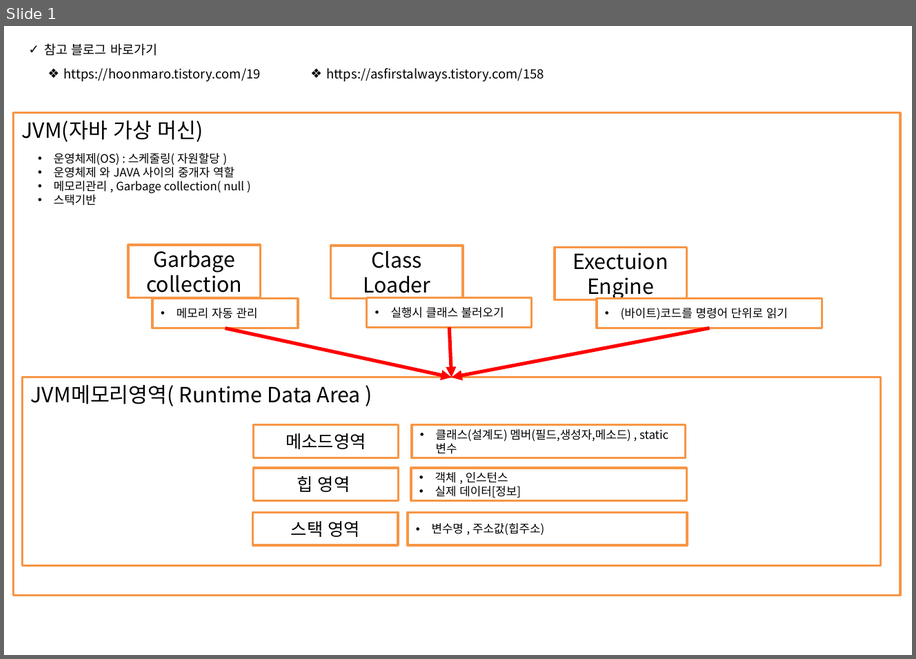
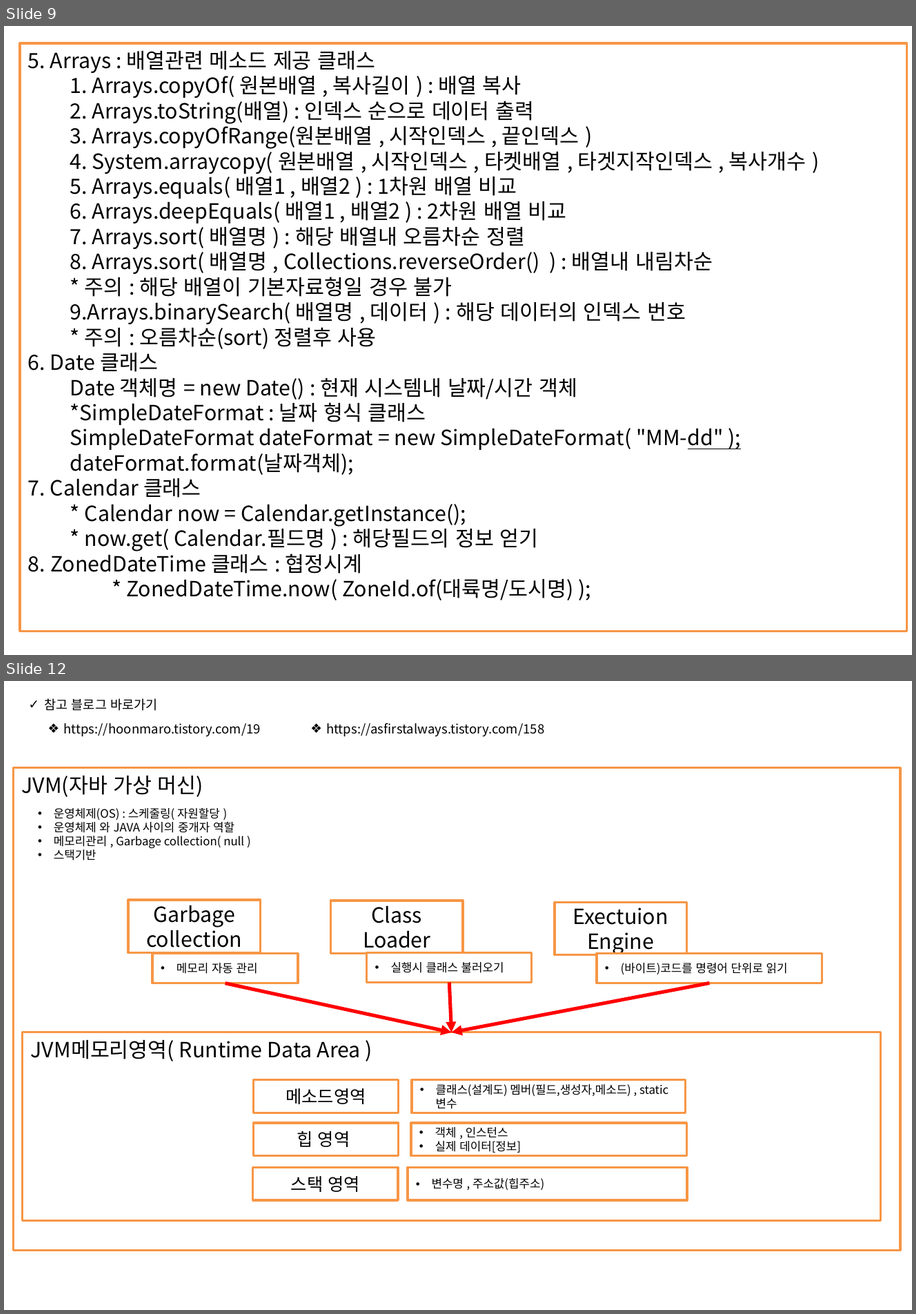
Before and after one commit to kth0027/ezen_kth, a slide deck: Study_Revise/JAVA-PPT/JAVA정리.pptx. Shown one above the other, each under a label of ours: slide 1 before the commit, slides 9 and 12 after it; the slides between them are not shown. The pictures are 916x659 and 916x1314 pixels, drawn with LibreOffice and Linux fonts; fonts in the diff are those of the drawing. Boxes give left, top, right and bottom in pixels: in the first picture for what was removed or moved away, otherwise in the second. Text is boxed around its words. In the diff, an @@ line names an element or a change of style, - is before the commit and + after.

```diff
--- a/Study_Revise/JAVA-PPT/JAVA정리.pptx
+++ b/Study_Revise/JAVA-PPT/JAVA정리.pptx
@@ slide 9 added at bbox=[4, 26, 912, 655], background #FFFFFF @@
@@ rectangle added at bbox=[20, 44, 907, 631], outline #F79646 2 pt, 18 pt, text #000000 @@
+5. Arrays : 배열관련 메소드 제공 클래스
+  1. Arrays.copyOf( 원본배열 , 복사길이 ) : 배열 복사
+  2. Arrays.toString(배열) : 인덱스 순으로 데이터 출력
+  3. Arrays.copyOfRange(원본배열 , 시작인덱스 , 끝인덱스 )
+  4. System.arraycopy( 원본배열 , 시작인덱스 , 타켓배열 , 타겟지작인덱스 , 복사개수 )
+  5. Arrays.equals( 배열1 , 배열2 ) : 1차원 배열 비교
+  6. Arrays.deepEquals( 배열1 , 배열2 ) : 2차원 배열 비교
+  7. Arrays.sort( 배열명 ) : 해당 배열내 오름차순 정렬
+  8. Arrays.sort( 배열명 , Collections.reverseOrder() ) : 배열내 내림차순
+  * 주의 : 해당 배열이 기본자료형일 경우 불가
+  9.Arrays.binarySearch( 배열명 , 데이터 ) : 해당 데이터의 인덱스 번호
+  * 주의 : 오름차순(sort) 정렬후 사용
+6. Date 클래스
+  Date 객체명 = new Date() : 현재 시스템내 날짜/시간 객체
+  *SimpleDateFormat : 날짜 형식 클래스
+  SimpleDateFormat dateFormat = new SimpleDateFormat( "MM-dd" );
+  dateFormat.format(날짜객체);
+7. Calendar 클래스
+  * Calendar now = Calendar.getInstance();
+  * now.get( Calendar.필드명 ) : 해당필드의 정보 얻기
+8. ZonedDateTime 클래스 : 협정시계
+* ZonedDateTime.now( ZoneId.of(대륙명/도시명) );
@@ what was slide 1 is now slide 12 @@
```
Also in this commit, not shown: 3 slides changed, 27 other slides added, 9 other files.
